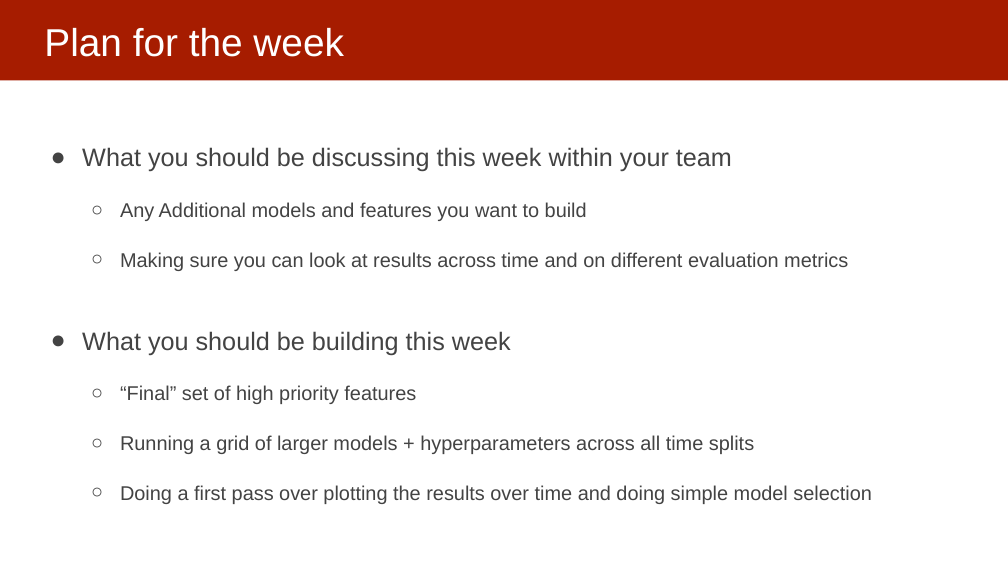
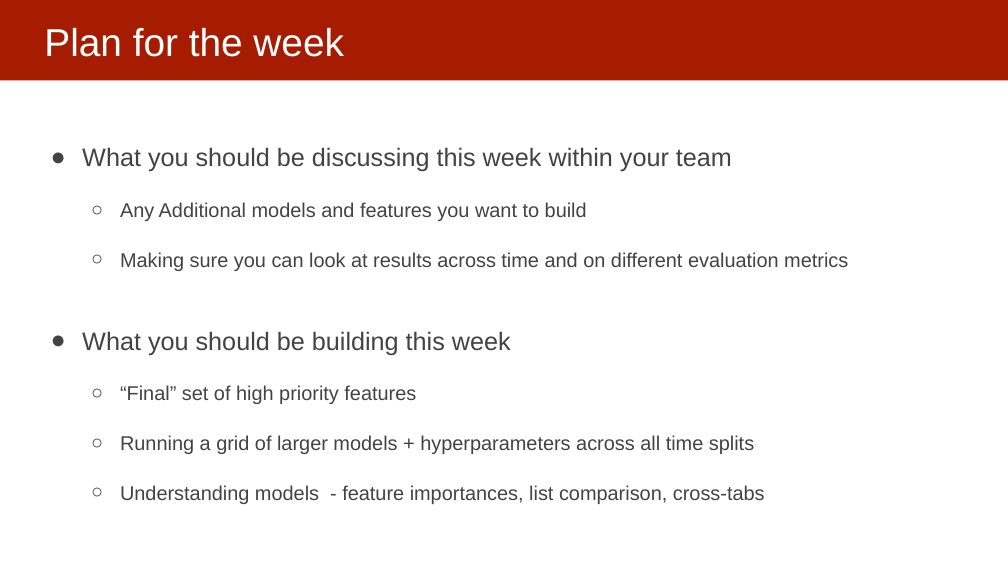
Before and after one commit to dssg/mlforpublicpolicylab, a slide deck: slide 5 of Lectures/16-interpretability-part-1.pptx. Drawn at 1008x567 pixels with LibreOffice and Linux fonts; fonts in the diff are those of the drawing. Boxes give left, top, right and bottom in pixels: in the first picture for what was removed or moved away, otherwise in the second. Text is boxed around its words. In the diff, an @@ line names an element or a change of style, - is before the commit and + after.

```diff
--- a/Lectures/16-interpretability-part-1.pptx
+++ b/Lectures/16-interpretability-part-1.pptx
@@ text at bbox=[120, 485, 765, 504]: text changed @@
-  ○ Doing a first pass over plotting the results over time and doing simple model selection
+  ○ Understanding models - feature importances, list comparison, cross-tabs
```
Also in this commit, not shown: 5 other slides changed, 3 slides added, 1 slide removed.
